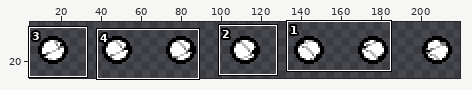
Edited in one commit: sprite sheet (resources/gfx/projectiles/webbedcreepshot.png). Above, an overview of the earlier version with the close-up marked.
Close-up. First the earlier version:
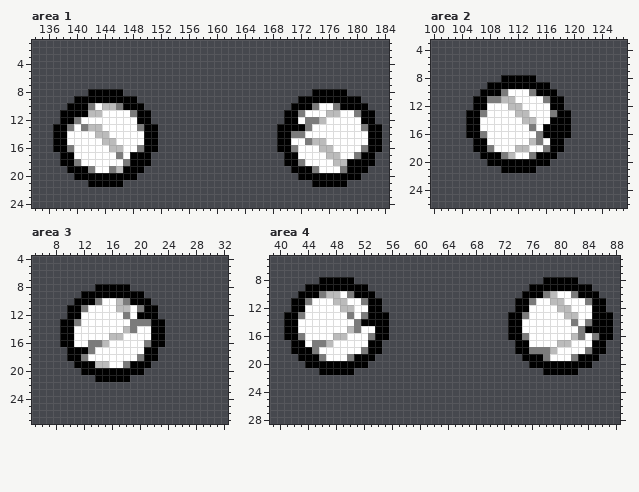
The file is 224x32 pixels. Shown: area 1: x 134..184, y 1..24; area 2: x 100..127, y 3..26; area 3: x 5..32, y 4..27; area 4: x 39..88, y 5..28. The wide view leaves out empty margins. The commit also changed other parts of the picture, which this record leaves out.
Now the later version:
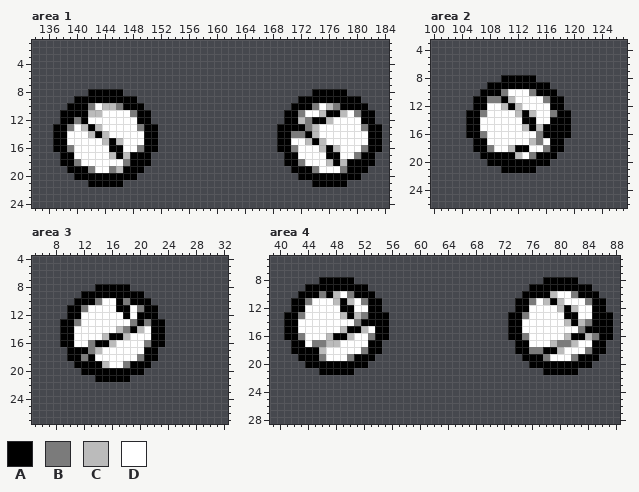
Palette (. is transparent): A #000000  B #7b7b7b  C #bbbbbb  D #ffffff
Changes in this commit:
--- area 1
@@ x 134..184 @@
  9 ......AAAAAAAAA.......................AAAAAAAAA....
-10 .....AAABDCCBAAA.....................AAABDDBAAAA...
-11 ....AAAACCDDDDBAA...................AABDDDCCDDBAA..
-12 ....AABDDDDDDDDAA...................AADBBCDDDDDAA..
-13 ...AABDBCCDDDDDBAA.................AAAABDDDDDDDBAA.
-14 ...AADDDDCCDDDDDAA.................AABBDDDDDDDDDAA.
-15 ...AADDDDDCCDDDDAA.................AADDBCCDDDDDDAA.
-16 ...AABDDDDDCCDDBAA.................AABDDDCCDDDDBAA.
-17 ....AADDDDDDBDAAA...................AADDDDCCDDBAA..
-18 ....AABDDDDDDBAAA...................AABDDDDCCAAAA..
+10 .....AAABDCCBAAA.....................AAABDCBAAAA...
+11 ....AAAACCDDDDBAA...................AABDDCAACDBAA..
+12 ....AABADDDDDDDAA...................AACBAACDDDDAA..
+13 ...AABDCACDDDDDBAA.................AAAABCDDDDDDBAA.
+14 ...AADDDCACDDDDDAA.................AABBACDDDDDDDAA.
+15 ...AADDDDDCACDDDAA.................AADDCACDDDDDDAA.
+16 ...AABDDDDDAADDBAA.................AABDDDCACDDDBAA.
+17 ....AADDDDDCACAAA...................AADDDDAADDBAA..
+18 ....AABDDDDDDBAAA...................AABDDDCACAAAA..
 19 .....AAABDDBCAAA.....................AAABDDDBAAA...
--- area 2
@@ x 108..117 @@
 10 AABDDDBAAA
-11 BBCCDDDDBA
-12 DDDCCDDDDA
-13 DDDDCCDDDB
-14 DDDDDCCDDA
-15 DDDDDDBDAA
+11 BBACDDDDBA
+12 DDCACDDDDA
+13 DDDDCACDDB
+14 DDDDDAADDA
+15 DDDDDCACAA
 16 DDDDDDDBAA
 17 DDDDDDCBDA
-18 BDDDCCDDBA
-19 AABCDDBAAA
+18 BDDCAADDBA
+19 AAAACDBAAA
 20 AAAAAAAAA.
--- area 3
@@ x 11..22 @@
  9 .AAAAAAAAA..
-10 AAABDDCBAAA.
-11 ABDDDDCCDBAA
-12 ADDDDDDBDAAA
-13 BDDDDDDDBBBA
-14 DDDDDDDCBDDA
-15 DDDDDCCDDDDA
-16 DDBBCDDDDDBA
-17 AABDDDDDDDAA
-18 ABDDDDDDDBAA
-19 AAACCDDBAAA.
+10 AAABDDABAAA.
+11 ABDDDDAADBAA
+12 ADDDDDDADAAA
+13 BDDDDDDDBABA
+14 DDDDDDCBACDA
+15 DDDDCAACDDDA
+16 DDBAACDDDDBA
+17 AABCDDDDDDAA
+18 ABADDDDDDBAA
+19 AAAACDDBAAA.
 20 .AAAAAAAAA..
--- area 4
@@ x 39..88 @@
  9 .....AAAAAAAAA.......................AAAAAAAAA....
-10 ....AAABCCDBAAA.....................AAABCDDBAAA...
-11 ...AABDDDCCDDBAA...................AABDDCCDDDBAA..
-12 ...AADDDDDCCDDAA...................AADDDDCCDDDAA..
-13 ..AABDDDDDDBDBAAA.................AABDDDDDCCDDAAA.
-14 ..AADDDDDDDDBAAAA.................AADDDDDDDBDBAAA.
-15 ..AADDDDDDDCBDDAA.................AADDDDDDDDBAAAA.
-16 ..AABDDDDCCDDDBAA.................AABDDDDDDCBDBAA.
-17 ...AADBBCDDDDDAA...................AADDDDCCDDDAA..
-18 ...AAABDDDDDDBAA...................AABBBCDDDDBAA..
+10 ....AAABACDBAAA.....................AAAACDDBAAA...
+11 ...AABDDDCACDBAA...................AABDCACDDDBAA..
+12 ...AADDDDDAADDAA...................AADDDDCACDDAA..
+13 ..AABDDDDDCACBAAA.................AABDDDDDAADDAAA.
+14 ..AADDDDDDDDBAAAA.................AADDDDDDCACBAAA.
+15 ..AADDDDDDCAACDAA.................AADDDDDDDDBAAAA.
+16 ..AABDDDCAACDDBAA.................AABDDDDDCAACBAA.
+17 ...AADBBCCDDDDAA...................AADDDCBBCDDAA..
+18 ...AAAACDDDDDBAA...................AABBAACDDDBAA..
 19 ....AAABDDDBAAA.....................AAABDDDBAAA...
Changed places in both close-ups, as pixel boxes (x1, y1, x2, y2):
changed: (298, 103, 347, 166)
changed: (81, 117, 130, 159)
changed: (501, 96, 543, 159)
changed: (88, 298, 144, 368)
changed: (312, 291, 368, 354)
changed: (543, 291, 592, 354)
